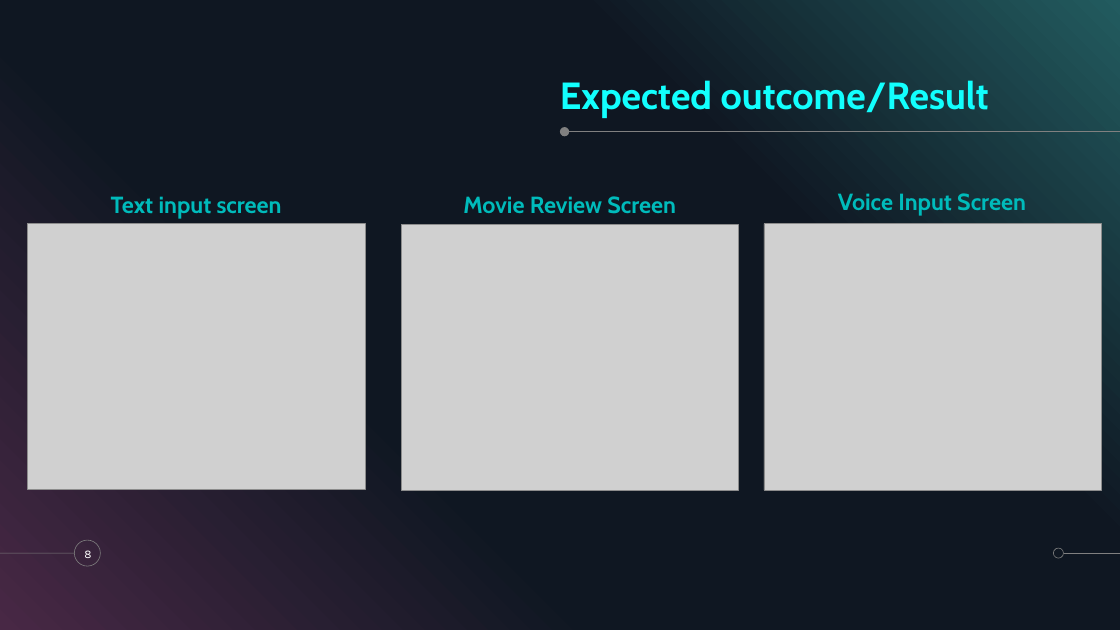
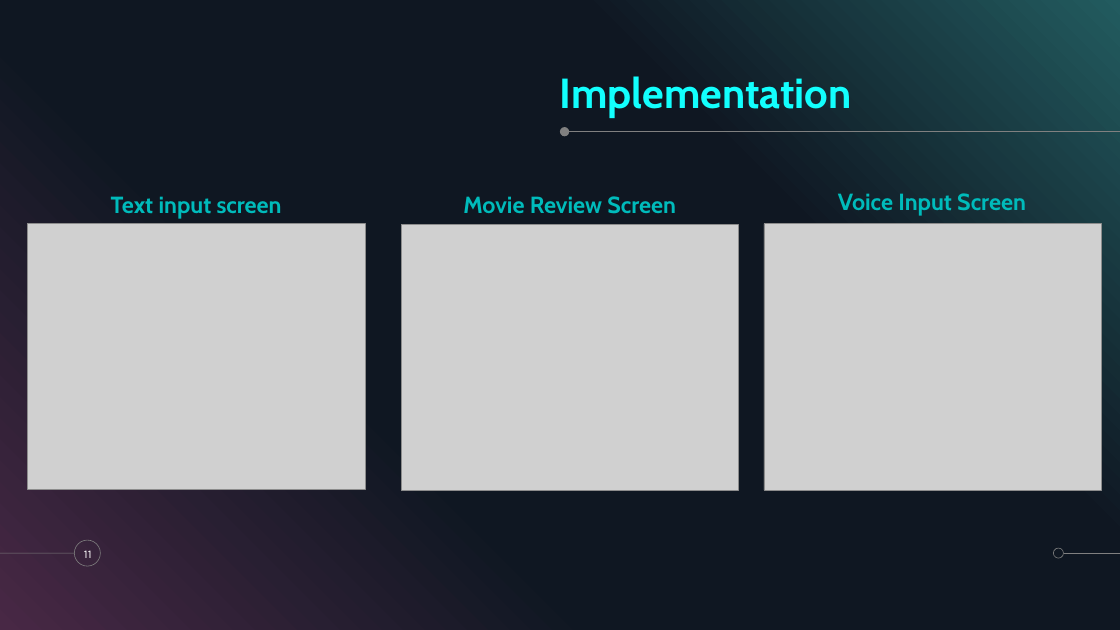
Before and after one commit to krshnknsr21/Sentiment-Analysis, a slide deck: slide 11 of D10B_Python_Miniproject_Group_3_Sentiment_Analyzer.pptx (slide 8 before the commit). Drawn at 1120x630 pixels with LibreOffice and Linux fonts; fonts in the diff are those of the drawing; grey boxes stand for pictures. Boxes give left, top, right and bottom in pixels: in the first picture for what was removed or moved away, otherwise in the second. Text is boxed around its words. In the diff, an @@ line names an element or a change of style, - is before the commit and + after.

```diff
--- a/D10B_Python_Miniproject_Group_3_Sentiment_Analyzer.pptx
+++ b/D10B_Python_Miniproject_Group_3_Sentiment_Analyzer.pptx
@@ title at [560, 76, 852, 118]: text changed; size 32.4 to 36 pt @@
-Expected outcome/Result
+Implementation
@@ page number at [84, 550, 92, 558]: text changed @@
-8
+11
```
Also in this commit, not shown: 2 other slides changed, 3 slides added.
